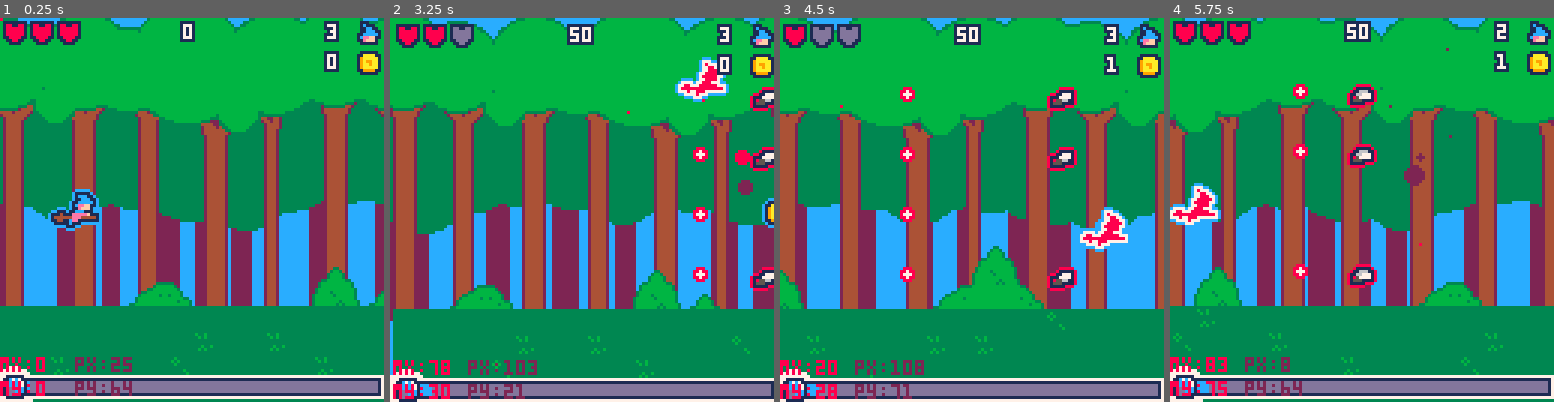
Above: before the commit, frames 1-4 (left to right).
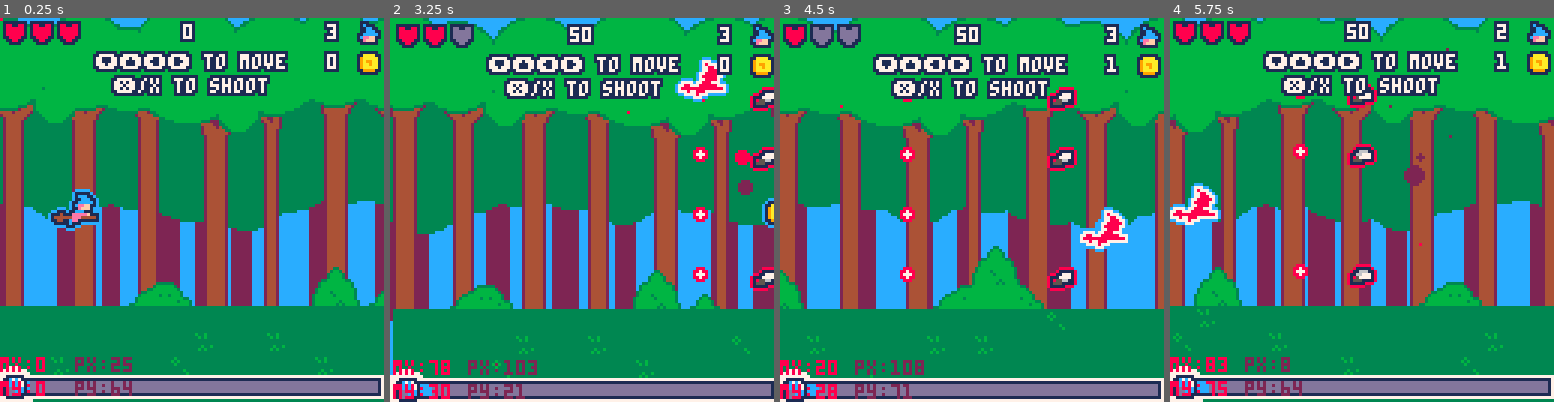
Above: after the commit, the same moments.

Repository: roseblack02/pico8-witch_blaster
Game: PICO-8 cartridge witch_blaster.p8
Two runs of this game, one before a commit and one after it. Both use one fixed random seed, a clock stepped at 60 frames per second and the inputs below.
Inputs (mouse positions are in pixels of both pictures, inside the frame that each line leads up to):
- Up to frame 1 (0.25 s): no input
- Up to frame 2 (3.25 s): tap X (X key) at 0.33, 1.07, 1.85, 2.97 s; click (670, 121) at 0.67 s; tap O (Z key) at 0.7, 1.7, 2.1, 2.5, 2.9 s; click (436, 267) at 1.22 s; hold Right 1.6-2.1 s; click (497, 114) at 1.77 s; hold Up 2.15-2.42 s; click (562, 259) at 2.32 s; hold Right 2.47-3.03 s; click (624, 106) at 2.87 s; hold Left from 3.08 s (still down)
- Up to frame 3 (4.5 s): tap O (Z key) at 3.3, 3.7, 4.1 s; click (1075, 256) at 3.42 s; release Left at 3.58 s; hold Down 3.63-3.97 s; click (841, 102) at 3.97 s; hold Right from 4.02 s (still down); tap X (X key) at 4.08 s
- Up to frame 4 (5.75 s): tap O (Z key) every 0.4 s from 4.5 to 5.7 s; click (1292, 248) at 4.52 s; release Right at 4.68 s; hold Up 4.73-5.03 s; click (1354, 94) at 5.07 s; hold Left 5.08-5.68 s; tap X (X key) at 5.2 s; click (1419, 244) at 5.62 s; hold Down from 5.73 s (still down)

The runs differ from the first frame. In frame 1, 4.3% of the frame differs, in the area x 24-75%, y 8-21%; in frame 2, 4.3%; in frame 3, 4.3%; in frame 4, 4.3%.

Commit message:
added tutorial text on level 1

Diff:
--- a/witch_blaster.p8
+++ b/witch_blaster.p8
@@ -392,6 +392,12 @@
 		outlined_text("score : ",40,56,7,1)
 		outlined_text(player.points,72,56,12,1)
 		outlined_text("continue 🅾️",42,66,blast_text,1)
+	end
+
+	--tutorial text
+	if level==1 then
+		if(level_timer<10) outlined_text("⬇️⬆️⬅️➡️ to move",32,12,7,1) outlined_text("❎/x to shoot",38,20,7,1)
+		if(level_timer>10 and level_timer<20) outlined_text("🅾️/z to blast",38,12,7,1) outlined_text("when magic bar is full",20,20,7,1)
 	end
 end
 
